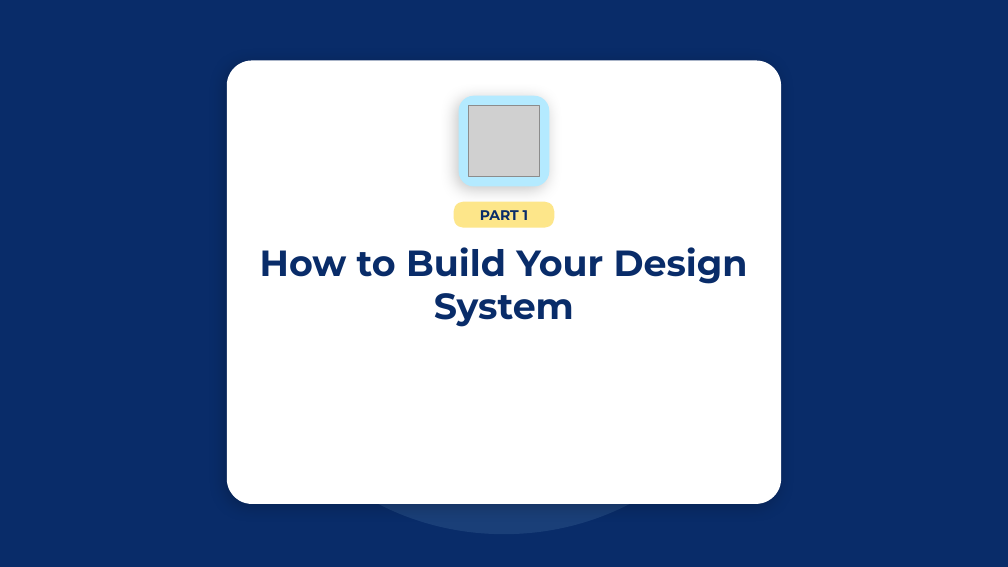
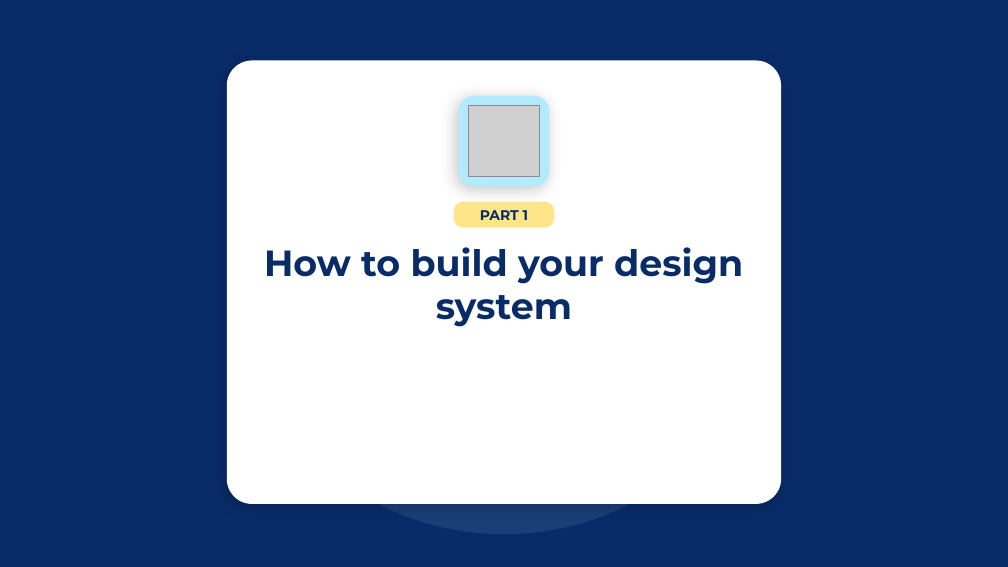
Before and after one commit to SamyGenAI/Smart-creator-design-system, a slide deck: slide 2 of design/pptx-slides/output/YtAiDesignSystemSlides.pptx. Drawn at 1008x567 pixels with LibreOffice and Linux fonts; fonts in the diff are those of the drawing; grey boxes stand for pictures. Boxes give left, top, right and bottom in pixels: in the first picture for what was removed or moved away, otherwise in the second. Text is boxed around its words. In the diff, an @@ line names an element or a change of style, - is before the commit and + after.

```diff
--- a/design/pptx-slides/output/YtAiDesignSystemSlides.pptx
+++ b/design/pptx-slides/output/YtAiDesignSystemSlides.pptx
@@ text at bbox=[264, 247, 743, 327]: text changed @@
-How to Build Your Design System
+How to build your design system
```
Also in this commit, not shown: 3 other slides changed, 1 slide added, 1 slide removed, 39 other files.
